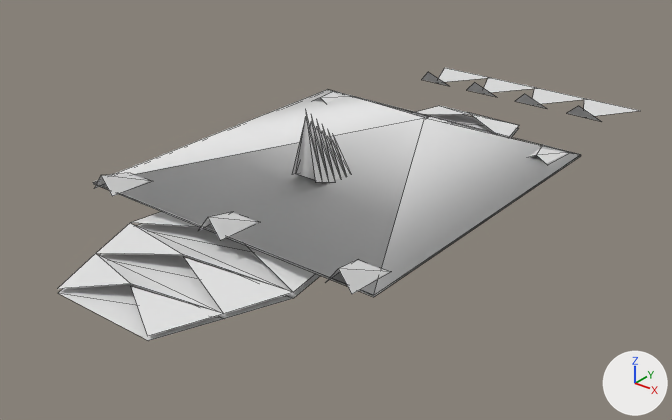
A saved change to the OBJ model GameData/Meshes/Designs/solari/solari_destroyer_mk2_25.obj.
Rendered twice from a 50 mm lens placed at (7.19, -9.18, 5.31), pointed at (0.07, -0.29, -0.21). The axes (+X, +Y, +Z) are drawn at lower right. The lights are the same throughout. The older version comes first. Mesh edges are drawn as thin lines. Where no turn or scale is listed for an object, it has been applied to the vertices. Vertices at exactly the same position are counted once.

Objects in the first picture: 'solari_destroyer_mk2_25'.
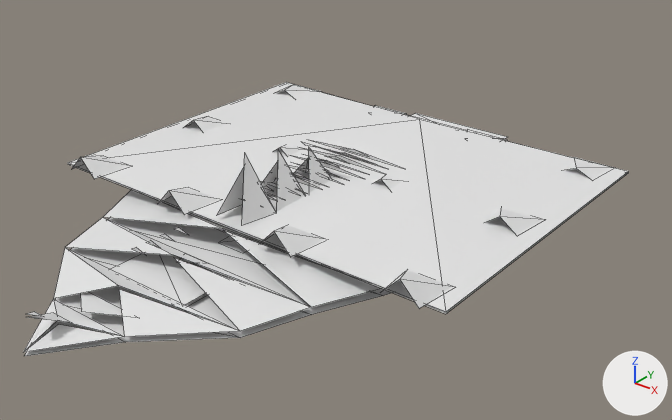
The change, as a list of edits to the scene's bpy script:
```text
Change me_solari_destroyer_mk2_25:
    remove me_solari_destroyer_mk2_25.from_pydata(...)  # 167 vertices, 115 faces; spans x -2.29..2.29, y -4.18..5.55, z 0.0..1.38
    add me_solari_destroyer_mk2_25.from_pydata(...)  # 419 vertices, 199 faces; spans x -3.07..3.07, y -5.13..2.98, z 0.0..1.15
    me_solari_destroyer_mk2_25 part 1: the loose piece of 5 vertices spanning x -2.16..-1.7, y 1.8..2.44, z 0.3..0.41 is scaled about the mesh origin by (1.34, 0.928, 1.04)
    me_solari_destroyer_mk2_25 part 2: the loose piece of 5 vertices spanning x -0.23..0.23, y 1.8..2.44, z 0.3..0.41 is scaled about its middle by (1.34, 0.928, 1.04), then moved by (-0.86, -0.15, 0.02)
    me_solari_destroyer_mk2_25 part 3: the loose piece of 5 vertices spanning x 1.7..2.16, y 1.8..2.44, z 0.3..0.41 is scaled about its middle by (1.34, 0.928, 1.04), then moved by (-1.07, -0.15, 0.02)
    me_solari_destroyer_mk2_25 part 4: the loose piece of 5 vertices spanning x 1.7..2.16, y -2.57..-1.93, z 0.3..0.54 is scaled about its middle by (1.34, 0.928, 0.457), then moved by (0.65, 4.22, -0.05)
    me_solari_destroyer_mk2_25 part 5: the loose piece of 5 vertices spanning x -2.16..-1.7, y -2.57..-1.93, z 0.3..0.54 is scaled about its middle by (1.34, 0.928, 0.751), then moved by (-0.65, 2.19, -0.02)
    me_solari_destroyer_mk2_25 part 6: the loose piece of 5 vertices spanning x -0.23..0.23, y -2.57..-1.93, z 0.3..0.54 is scaled about its middle by (1.34, 0.928, 0.751), then moved by (-0.86, 2.19, -0.02)
    me_solari_destroyer_mk2_25 part 7: the loose piece of 5 vertices spanning x -0.23..0.23, y -2.57..-1.93, z 0.3..0.54 is copied, and the copy is scaled about its middle by (1.34, 0.928, 0.751), then moved by (0.86, 2.19, -0.02); it spans x 0.55..1.17, y -0.36..0.24, z 0.31..0.49
    me_solari_destroyer_mk2_25 part 8: the loose piece of 5 vertices spanning x 1.7..2.16, y -2.57..-1.93, z 0.3..0.54 is copied, and the copy is scaled about its middle by (1.34, 0.928, 0.751), then moved by (0.65, 2.19, -0.02); it spans x 2.27..2.88, y -0.36..0.24, z 0.31..0.49
    me_solari_destroyer_mk2_25 part 9: the loose piece of 5 vertices spanning x -2.16..-1.7, y -2.57..-1.93, z 0.3..0.54 is copied, and the copy is scaled about the mesh origin by (1.34, 0.928, 1.04); it spans x -2.88..-2.27, y -2.39..-1.79, z 0.31..0.57
    me_solari_destroyer_mk2_25 part 10: the loose piece of 5 vertices spanning x -0.23..0.23, y -2.57..-1.93, z 0.3..0.54 is copied, and the copy is scaled about its middle by (1.34, 0.928, 1.04), then moved by (-0.86, 0.16, 0.02); it spans x -1.17..-0.55, y -2.39..-1.79, z 0.31..0.57
    me_solari_destroyer_mk2_25 part 11: the loose piece of 5 vertices spanning x -0.23..0.23, y -2.57..-1.93, z 0.3..0.54 is copied, and the copy is scaled about its middle by (1.34, 0.928, 1.04), then moved by (0.86, 0.16, 0.02); it spans x 0.55..1.17, y -2.39..-1.79, z 0.31..0.57
    me_solari_destroyer_mk2_25 part 12: the loose piece of 5 vertices spanning x 1.7..2.16, y -2.57..-1.93, z 0.3..0.54 is copied, and the copy is scaled about the mesh origin by (1.34, 0.928, 1.04); it spans x 2.27..2.88, y -2.39..-1.79, z 0.31..0.57
    me_solari_destroyer_mk2_25 part 13: the loose piece of 42 vertices spanning x -1.36..1.36, y -4.18..3.53, z 0.05..0.27 is rebuilt with 41 vertices and now spans x -2.37..2.37, y -5.13..2.74, z 0.05..0.31
    me_solari_destroyer_mk2_25 part 14: the loose piece of 9 vertices spanning x -2.29..2.29, y -2.44..2.44, z 0.28..0.47 is rebuilt with 5 vertices and now spans x -3.07..3.07, y -2.27..2.27, z 0.31..0.49
    me_solari_destroyer_mk2_25 part 15: 9 loose pieces with 38 vertices, spanning x -1.94..1.94, y -0.86..5.55, z 0.0..0.35, are deleted
    me_solari_destroyer_mk2_25 part 16: 48 vertices removed from x -1.36..1.36, y -4.18..3.53, z 0.0..1.38; 313 vertices added at x -3.07..3.07, y -5.13..2.98, z 0.0..1.15
```

What differs and where, as boxes (x1, y1, x2, y2) in the pictures (672 x 420 px; the box of a moved part takes in the faces that stretch with it):
'solari_destroyer_mk2_25', reshaped
    before: (58, 68, 640, 341)
    after: (23, 82, 628, 356)
part 1 of me_solari_destroyer_mk2_25, moved or reshaped
    before: (320, 91, 355, 103)
    after: (277, 85, 322, 97)
part 2 of me_solari_destroyer_mk2_25, moved or reshaped
    before: (427, 116, 455, 124)
    after: (374, 105, 407, 115)
part 3 of me_solari_destroyer_mk2_25, moved or reshaped
    before: (529, 145, 569, 164)
    after: (466, 130, 503, 140)
part 4 of me_solari_destroyer_mk2_25, moved or reshaped
    before: (325, 260, 389, 294)
    after: (565, 157, 610, 179)
part 5 of me_solari_destroyer_mk2_25, moved or reshaped
    before: (94, 173, 149, 196)
    after: (186, 117, 226, 132)
part 6 of me_solari_destroyer_mk2_25, moved or reshaped (mostly hidden afterwards)
    before: (199, 212, 256, 240)
    after: (278, 145, 301, 156)
part 7 of me_solari_destroyer_mk2_25, added (mostly hidden)
    after: (372, 176, 403, 189)
part 8 of me_solari_destroyer_mk2_25, added
    after: (486, 209, 542, 234)
part 9 of me_solari_destroyer_mk2_25, added
    after: (72, 156, 128, 179)
part 10 of me_solari_destroyer_mk2_25, added
    after: (158, 188, 218, 215)
part 11 of me_solari_destroyer_mk2_25, added
    after: (259, 225, 324, 257)
part 12 of me_solari_destroyer_mk2_25, added
    after: (380, 270, 453, 308)
part 13 of me_solari_destroyer_mk2_25, rebuilt
    before: (58, 106, 519, 336)
    after: (23, 190, 381, 352)
part 14 of me_solari_destroyer_mk2_25, rebuilt (15% wider, 11% taller)
    before: (93, 89, 581, 297)
    after: (68, 82, 628, 312)
part 15 of me_solari_destroyer_mk2_25, deleted
    before: (421, 68, 640, 122)
part 16 of me_solari_destroyer_mk2_25, built on
    before: (58, 112, 519, 341)
    after: (24, 113, 628, 356)
